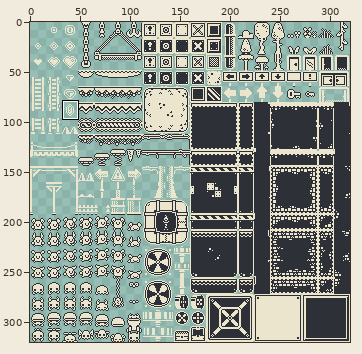
Sprite sheet, stored at assests/World tiles/maybe_inusrial_tileset.png. The picture above shows the old version from afar; the outline marks the close-up.
Close-up. Before:
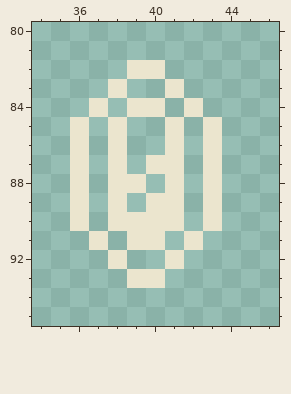
The file is 320x320 pixels. Shown: x 34..46, y 80..95. The commit also changed other parts of the picture, which this record leaves out.
After:
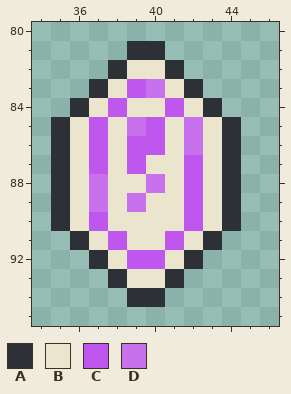
Palette (. is transparent): A #2e3037  B #ebe5ce  C #bf56ed  D #c771ed
The exact change:
{"y":81,"x":39,"old":"..","new":"AA"}
{"y":82,"x":38,"old":".","new":"A"}
{"y":82,"x":41,"old":".","new":"A"}
{"y":83,"x":37,"old":".","new":"A"}
{"y":83,"x":39,"old":"..","new":"CD"}
{"y":83,"x":42,"old":".","new":"A"}
{"y":84,"x":36,"old":".","new":"A"}
{"y":84,"x":38,"old":".","new":"C"}
{"y":84,"x":41,"old":".","new":"C"}
{"y":84,"x":43,"old":".","new":"A"}
{"y":85,"x":35,"old":".","new":"A"}
{"y":85,"x":37,"old":".","new":"C"}
{"y":85,"x":39,"old":"..","new":"DC"}
{"y":85,"x":42,"old":".","new":"D"}
{"y":85,"x":44,"old":".","new":"A"}
{"y":86,"x":35,"old":".","new":"A"}
{"y":86,"x":37,"old":".","new":"C"}
{"y":86,"x":39,"old":"..","new":"CC"}
{"y":86,"x":42,"old":".","new":"D"}
{"y":86,"x":44,"old":".","new":"A"}
{"y":87,"x":35,"old":".","new":"A"}
{"y":87,"x":37,"old":".","new":"C"}
{"y":87,"x":39,"old":".","new":"C"}
{"y":87,"x":42,"old":".","new":"C"}
{"y":87,"x":44,"old":".","new":"A"}
{"y":88,"x":35,"old":".","new":"A"}
{"y":88,"x":37,"old":".","new":"D"}
{"y":88,"x":40,"old":".","new":"D"}
{"y":88,"x":42,"old":".","new":"C"}
{"y":88,"x":44,"old":".","new":"A"}
{"y":89,"x":35,"old":".","new":"A"}
{"y":89,"x":37,"old":".","new":"D"}
{"y":89,"x":39,"old":".","new":"D"}
{"y":89,"x":42,"old":".","new":"C"}
{"y":89,"x":44,"old":".","new":"A"}
{"y":90,"x":35,"old":".","new":"A"}
{"y":90,"x":37,"old":".","new":"C"}
{"y":90,"x":42,"old":".","new":"C"}
{"y":90,"x":44,"old":".","new":"A"}
{"y":91,"x":36,"old":".","new":"A"}
{"y":91,"x":38,"old":".","new":"C"}
{"y":91,"x":41,"old":".","new":"C"}
{"y":91,"x":43,"old":".","new":"A"}
{"y":92,"x":37,"old":".","new":"A"}
{"y":92,"x":39,"old":"..","new":"CC"}
{"y":92,"x":42,"old":".","new":"A"}
{"y":93,"x":38,"old":".","new":"A"}
{"y":93,"x":41,"old":".","new":"A"}
{"y":94,"x":39,"old":"..","new":"AA"}
{"label":"added","picture_box":[51,41,241,307]}
